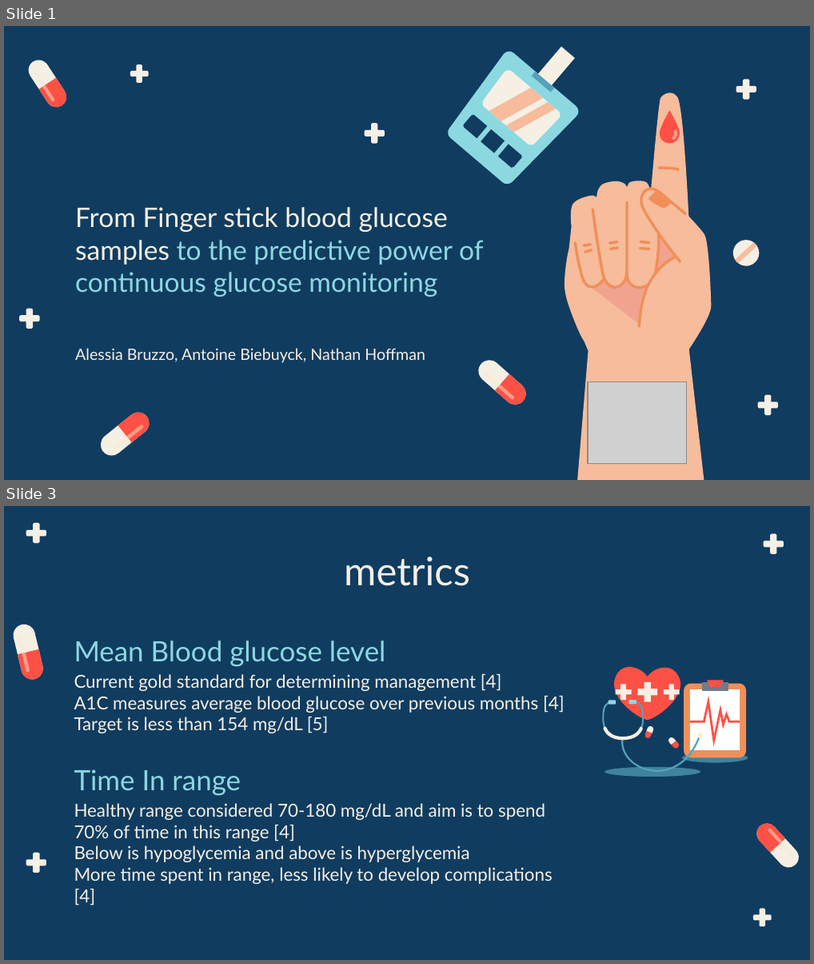
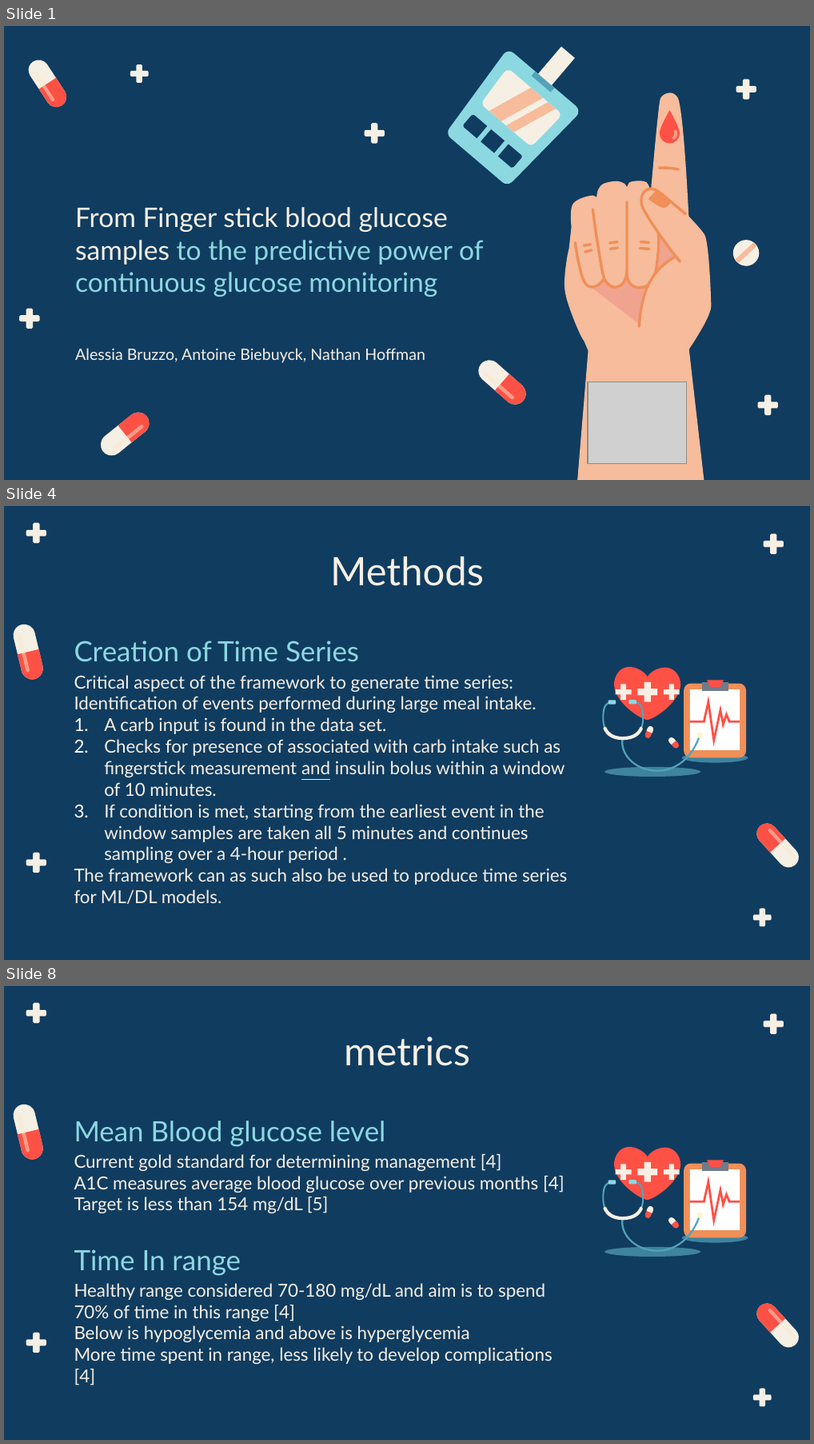
Before and after one commit to BME-Students/DDDM-Project7, a slide deck: From Finger Stick Blood Glucose Samples to the Predictive Power of continuous glucose monitoring.pptx. Shown one above the other, each under a label of ours: slides 1 and 3 before the commit, slides 1, 4 and 8 after it; the slides between them are not shown. The pictures are 814x964 and 814x1444 pixels, drawn with LibreOffice and Linux fonts; fonts in the diff are those of the drawing; grey boxes stand for pictures. Boxes give left, top, right and bottom in pixels: in the first picture for what was removed or moved away, otherwise in the second. Text is boxed around its words. In the diff, an @@ line names an element or a change of style, - is before the commit and + after.

Commit message:
add methods to presentation

```diff
--- a/From Finger Stick Blood Glucose Samples to the Predictive Power of continuous glucose monitoring.pptx
+++ b/From Finger Stick Blood Glucose Samples to the Predictive Power of continuous glucose monitoring.pptx
@@ slide 4 added at [4,506,810,960], background #103C60; not listed: 10 template elements that a slide beside it also shows @@
@@ title added at [330,556,484,586], 35 pt, text #F6EFE4 @@
+Methods
@@ text added at [74,640,359,661], 25 pt, text #8CD8E1 @@
+Creation of Time Series
@@ text added at [74,675,567,904], 16 pt, text #F6EFE4 @@
+Critical aspect of the framework to generate time series:
+Identification of events performed during large meal intake.
+1. A carb input is found in the data set.
+2. Checks for presence of associated with carb intake such as fingerstick measurement and insulin bolus within a window of 10 minutes.
+3. If condition is met, starting from the earliest event in the window samples are taken all 5 minutes and continues sampling over a 4-hour period .
+The framework can as such also be used to produce time series for ML/DL models.
@@ group added at [602,660,748,776]: 21 freeform shapes @@
@@ what was slide 3 is now slide 8 @@
```
Also in this commit, not shown: 4 other slides added, 7 other files.
